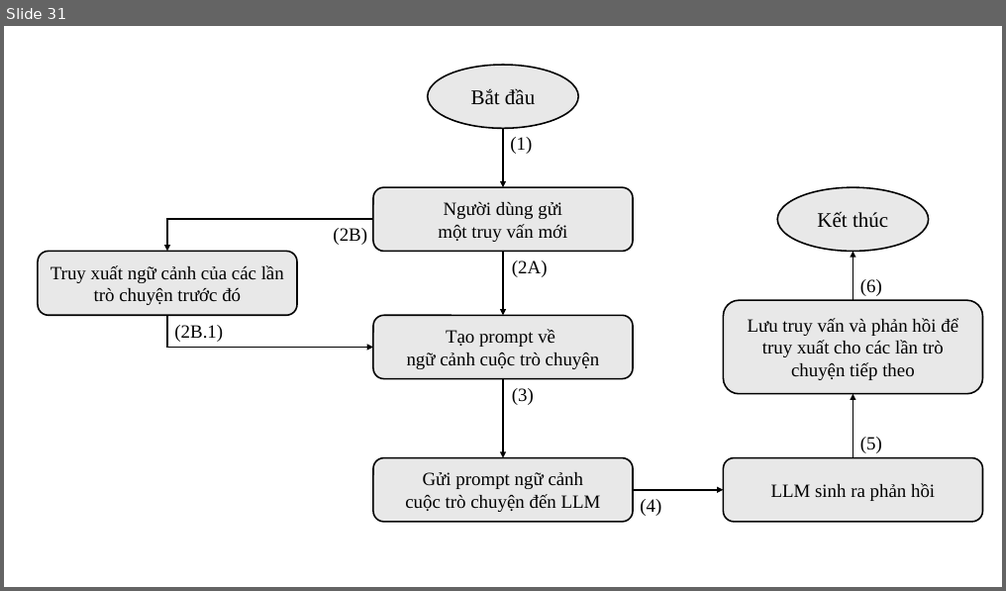
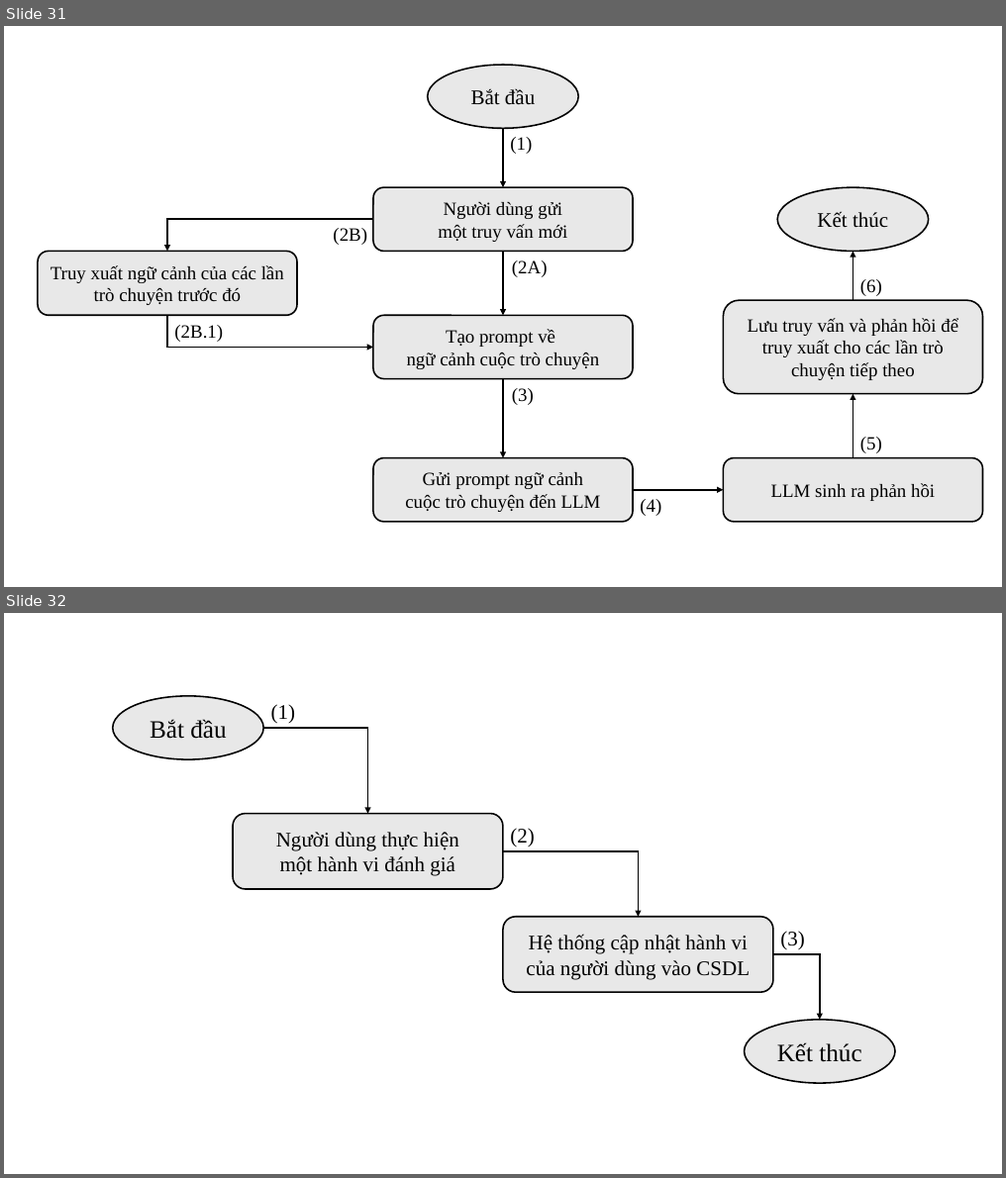
Before and after one commit to ngovanuc/Vietnamese_History_Chatbot, a slide deck: documents/hinh_ve_trong_cao_cao_do_an.pptx. Shown one above the other, each under a label of ours: slide 31 before the commit, slides 31 and 32 after it. The pictures are 1006x591 and 1006x1178 pixels, drawn with LibreOffice and Linux fonts; fonts in the diff are those of the drawing. Boxes give left, top, right and bottom in pixels: in the first picture for what was removed or moved away, otherwise in the second. Text is boxed around its words. In the diff, an @@ line names an element or a change of style, - is before the commit and + after.

```diff
--- a/documents/hinh_ve_trong_cao_cao_do_an.pptx
+++ b/documents/hinh_ve_trong_cao_cao_do_an.pptx
@@ slide 32 added at box(4, 613, 1002, 1174), background #FFFFFF @@
@@ ellipse added at box(113, 696, 263, 760), fill #E8E8E8, outline #000000 1.5 pt, 24 pt, text #000000 @@
+Bắt đầu
@@ elbow arrow added from (263, 728) to (368, 814), #000000 1.5 pt @@
@@ text added at box(271, 704, 296, 724), 20 pt, text #000000 @@
+(1)
@@ rounded rectangle added at box(233, 814, 503, 889), fill #E8E8E8, outline #000000 1.5 pt, 20 pt, text #000000 @@
+Người dùng thực hiện
+một hành vi đánh giá
@@ text added at box(510, 828, 535, 848), 20 pt, text #000000 @@
+(2)
@@ elbow arrow added from (503, 852) to (638, 917), #000000 1.5 pt @@
@@ rounded rectangle added at box(503, 917, 773, 992), fill #E8E8E8, outline #000000 1.5 pt, 20 pt, text #000000 @@
+Hệ thống cập nhật hành vi
+của người dùng vào CSDL
@@ text added at box(780, 931, 805, 951), 20 pt, text #000000 @@
+(3)
@@ elbow arrow added from (773, 955) to (820, 1020), #000000 1.5 pt @@
@@ ellipse added at box(745, 1020, 896, 1083), fill #E8E8E8, outline #000000 1.5 pt, 24 pt, text #000000 @@
+Kết thúc
```
Also in this commit, not shown: 3 other slides added, 1 other file.
